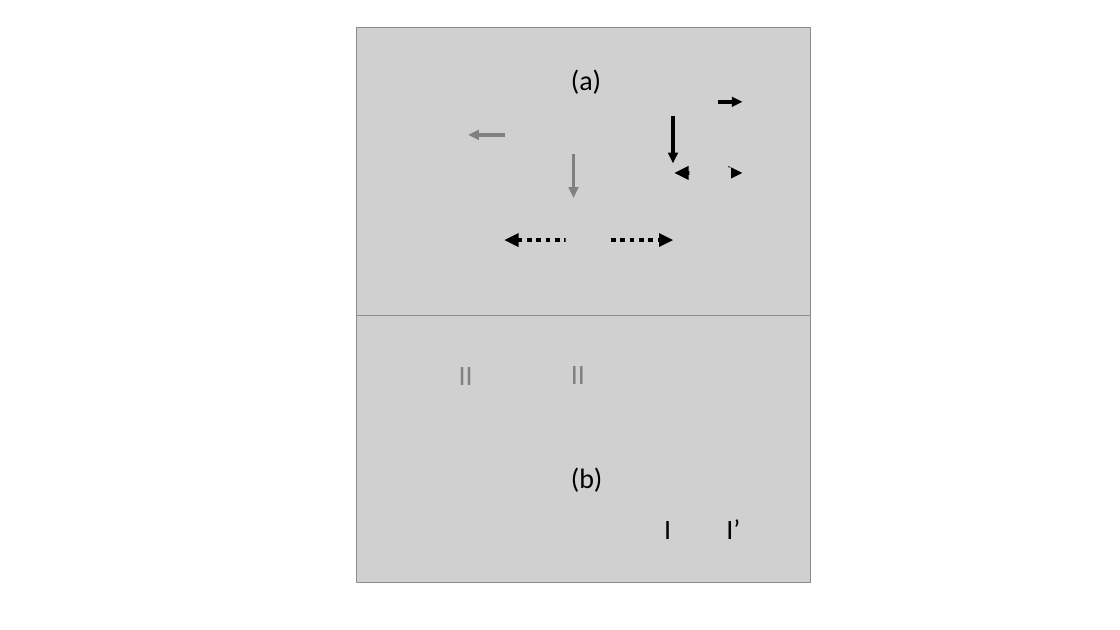
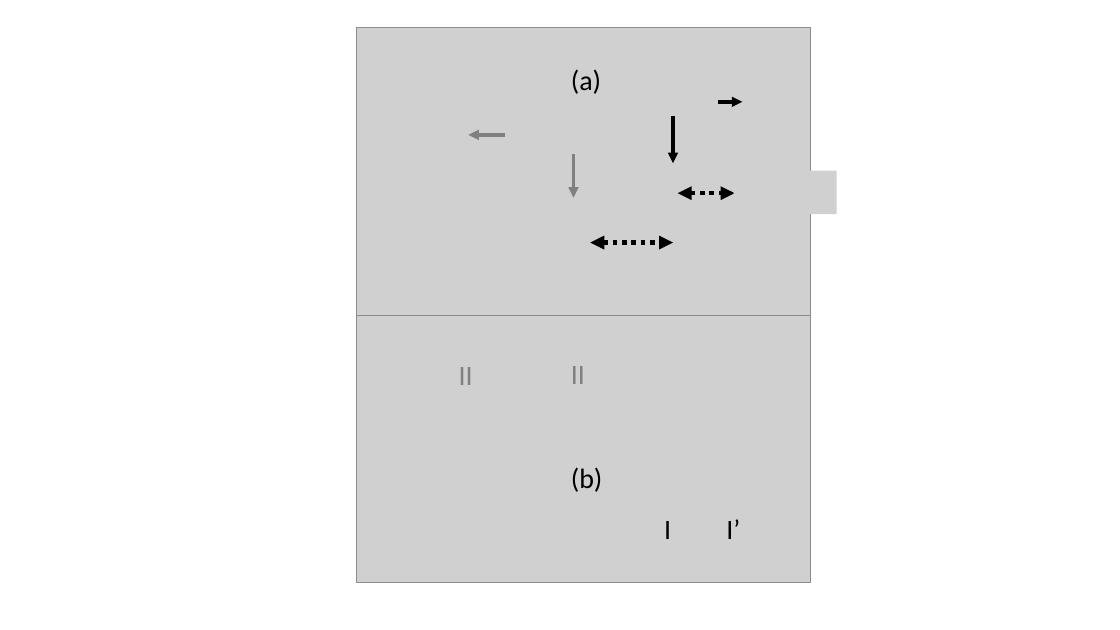
Before and after one commit to upschemistry/icecontinuum, a slide deck: slide 9 of nesh/graphics.pptx. Drawn at 1120x630 pixels with LibreOffice and Linux fonts; fonts in the diff are those of the drawing; grey boxes stand for pictures. Boxes give left, top, right and bottom in pixels: in the first picture for what was removed or moved away, otherwise in the second. Text is boxed around its words. In the diff, an @@ line names an element or a change of style, - is before the commit and + after.

```diff
--- a/nesh/graphics.pptx
+++ b/nesh/graphics.pptx
@@ picture removed at <box>690,167,732,209</box> @@
@@ picture added at <box>734,171,837,214</box> @@
@@ double arrow moved from (675, 173) - (743, 173) to (678, 193) - (735, 193) @@
@@ picture removed at <box>565,237,607,279</box> @@
@@ double arrow moved from (505, 240) - (673, 240) to (591, 243) - (673, 243) @@
```
Also in this commit, not shown: 2 other files.
